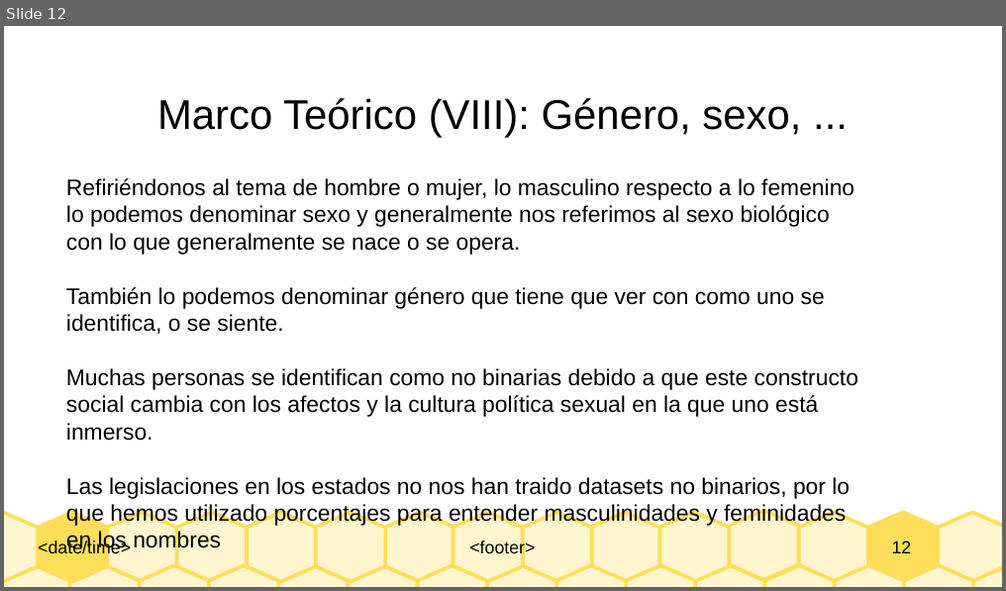
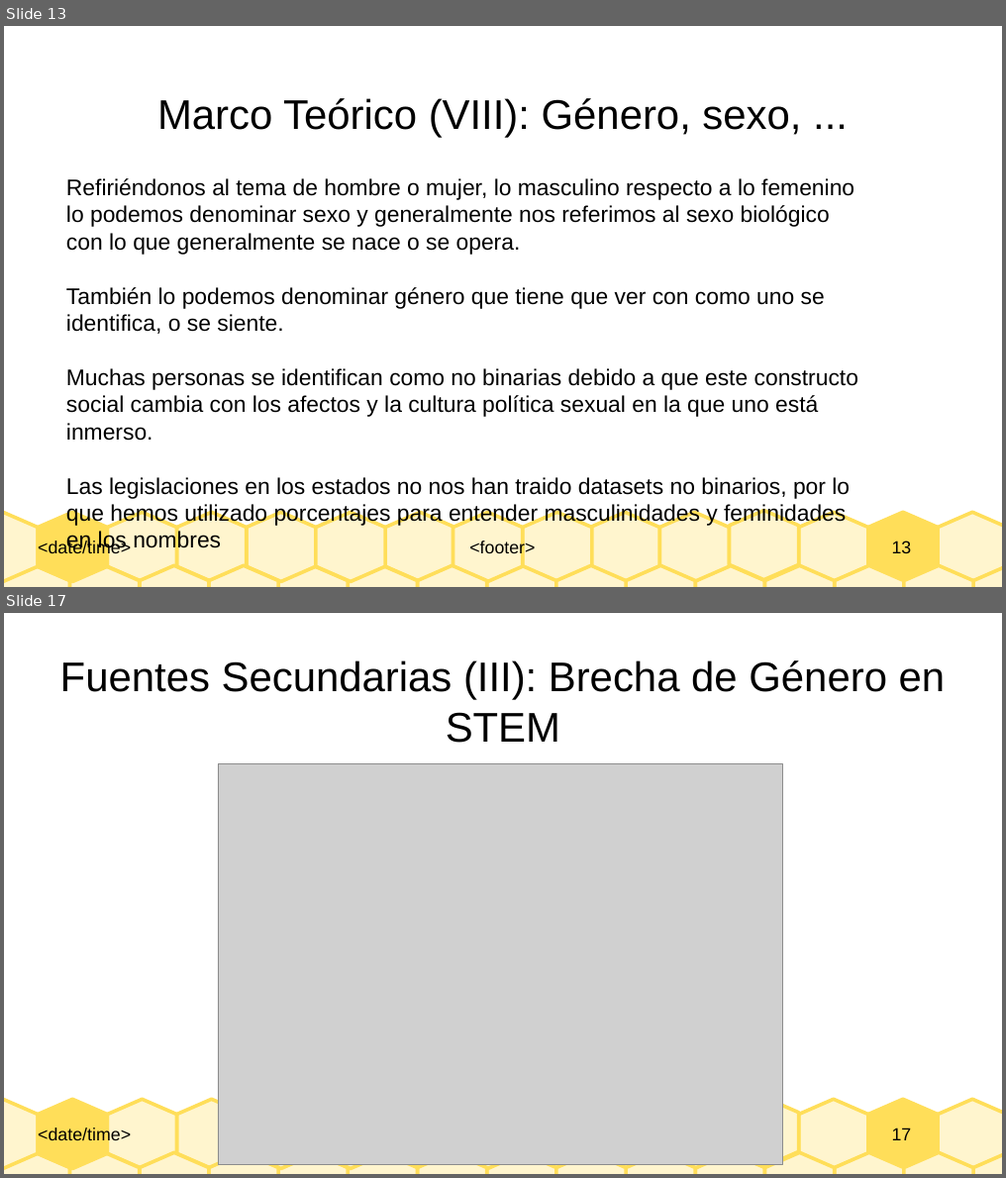
Before and after one commit to davidam/damegender, a slide deck: slides/brechagnulinux.odp. Shown one above the other, each under a label of ours: slide 12 before the commit, slides 13 and 17 after it; the slides between them are not shown. The pictures are 1006x591 and 1006x1178 pixels, drawn with LibreOffice and Linux fonts; fonts in the diff are those of the drawing; grey boxes stand for pictures. Boxes give left, top, right and bottom in pixels: in the first picture for what was removed or moved away, otherwise in the second. Text is boxed around its words. In the diff, an @@ line names an element or a change of style, - is before the commit and + after.

Commit message:
brechagnulinux.odp: add more slides

```diff
--- a/slides/brechagnulinux.odp
+++ b/slides/brechagnulinux.odp
@@ slide 17 added at [4,613,1002,1174], background #FFFFFF; not listed: 32 template elements that a slide beside it also shows @@
@@ title added at [60,661,945,743], 33 pt, text #000000 @@
+Fuentes Secundarias (III): Brecha de Género en STEM
@@ picture added at [218,764,783,1165] @@
@@ what was slide 12 is now slide 13 @@
@@ page number at [892,541,912,554]: text changed @@
-12
+13
```
Also in this commit, not shown: 4 other slides added, 1 slide removed.
